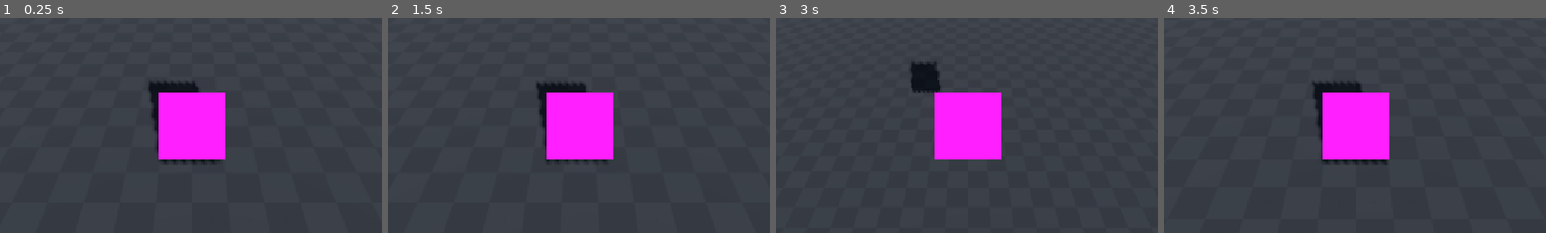
Above: before the commit, frames 1-4 (left to right).
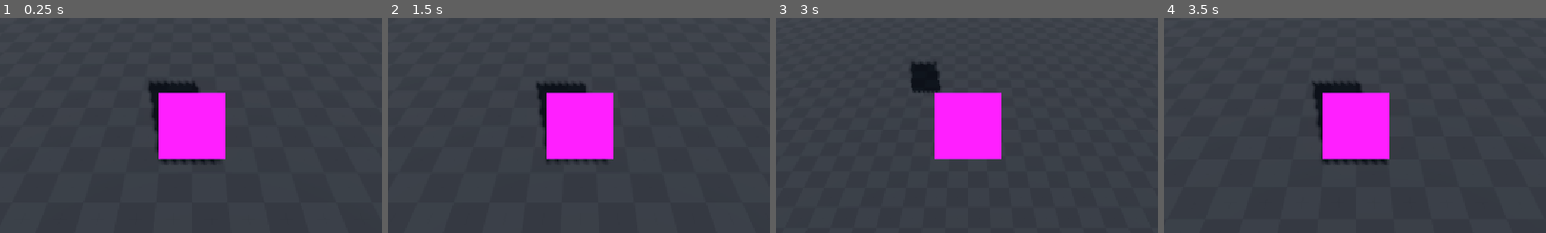
Above: after the commit, the same moments.

Repository: CogitoErgoSum01/teamproject
Game: Godot game, scene res://maps/debug.tscn
The game is run twice, just before and just after one commit, with the same random seed, the same clock (stepped at 60 frames per second) and the same inputs.
Inputs:
- Up to frame 1 (0.25 s): no input
- Up to frame 2 (1.5 s): tap Enter at 0.5 s; hold D (right) 0.53-1.28 s; tap Space (jump) at 0.77 s; hold S (down) from 1.28 s (still down)
- Up to frame 3 (3 s): tap Space (jump) at 1.52, 2.75 s; release S (down) at 2.03 s; hold D (right) 2.03-2.78 s; hold W (up) from 2.78 s (still down)
- Up to frame 4 (3.5 s): keep holding W (up); tap Space (jump) at 3.02 s
The pictures show only the part of the screen within x 25-75%, y 25-75%; the shares and areas given below are measured in that part.

The runs differ from the first frame. In frame 1, 0.2% of the frame differs, in the area x 41-59%, y 34-66%; in frame 2, 0.2%; in frame 3, 0.2%; in frame 4, 0.2%.

Commit message:
turned on msaa 8x anti aliasing

Diff:
--- a/project.godot
+++ b/project.godot
@@ -55,3 +55,4 @@
 [rendering]
 
 rendering_device/driver.windows="d3d12"
+anti_aliasing/quality/msaa_3d=3
